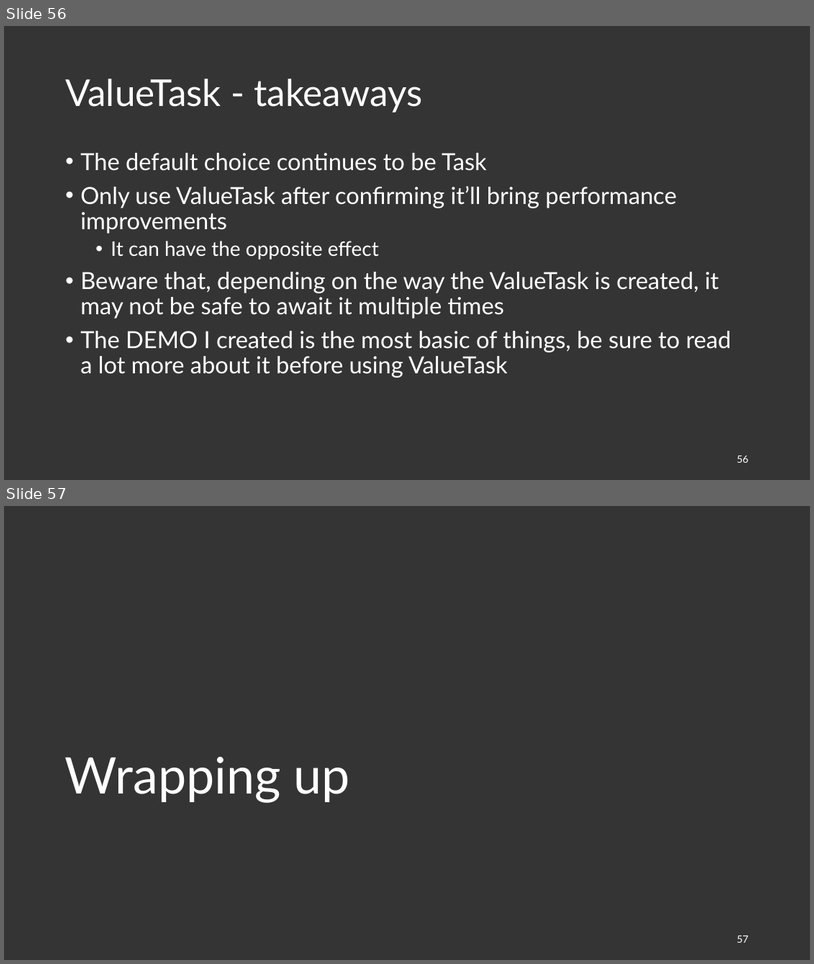
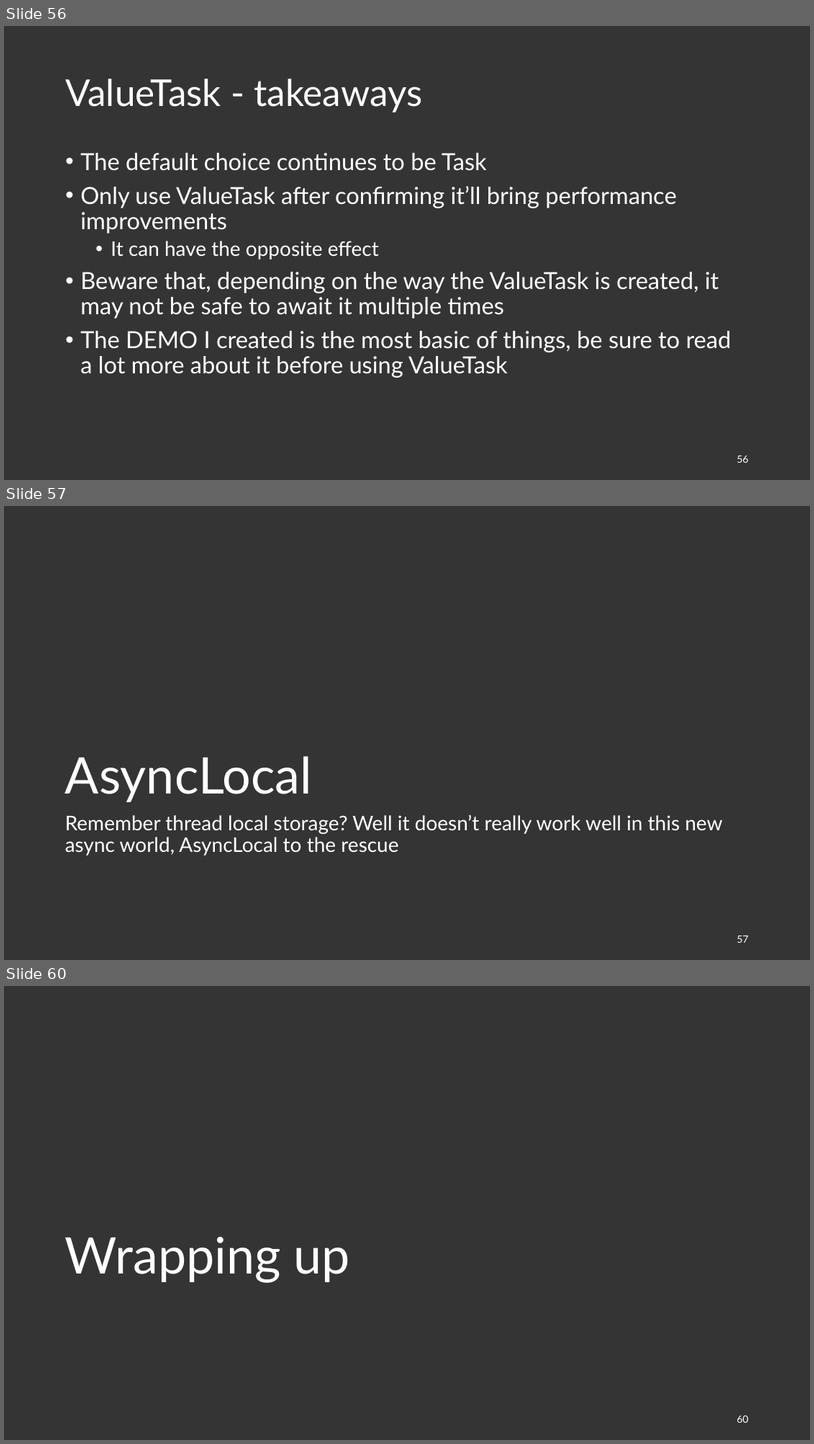
Before and after one commit to joaofbantunes/AsyncAllTheThings, a slide deck: presentation/async-all-the-things.pptx. Shown one above the other, each under a label of ours: slides 56 and 57 before the commit, slides 56, 57 and 60 after it; the slides between them are not shown. The pictures are 814x964 and 814x1444 pixels, drawn with LibreOffice and Linux fonts; fonts in the diff are those of the drawing. Boxes give left, top, right and bottom in pixels: in the first picture for what was removed or moved away, otherwise in the second. Text is boxed around its words. In the diff, an @@ line names an element or a change of style, - is before the commit and + after.

Commit message:
Adding AsyncLocal demo

```diff
--- a/presentation/async-all-the-things.pptx
+++ b/presentation/async-all-the-things.pptx
@@ slide 57 added at bbox=[4, 506, 810, 960], background #343434 @@
@@ title added at bbox=[65, 756, 312, 802], 60 pt, text #FFFFFF @@
+AsyncLocal
@@ text added at bbox=[65, 814, 723, 855], 24 pt, text #FFFFFF @@
+Remember thread local storage? Well it doesn’t really work well in this new async world, AsyncLocal to the rescue
@@ page number added at bbox=[737, 935, 748, 942], 12 pt, text #FFFFFF @@
+57
@@ what was slide 57 is now slide 60 @@
@@ page number at bbox=[737, 1415, 748, 1422]: text changed @@
-57
+60
```
Also in this commit, not shown: 2 slides changed, 2 other slides added, 3 other files.
